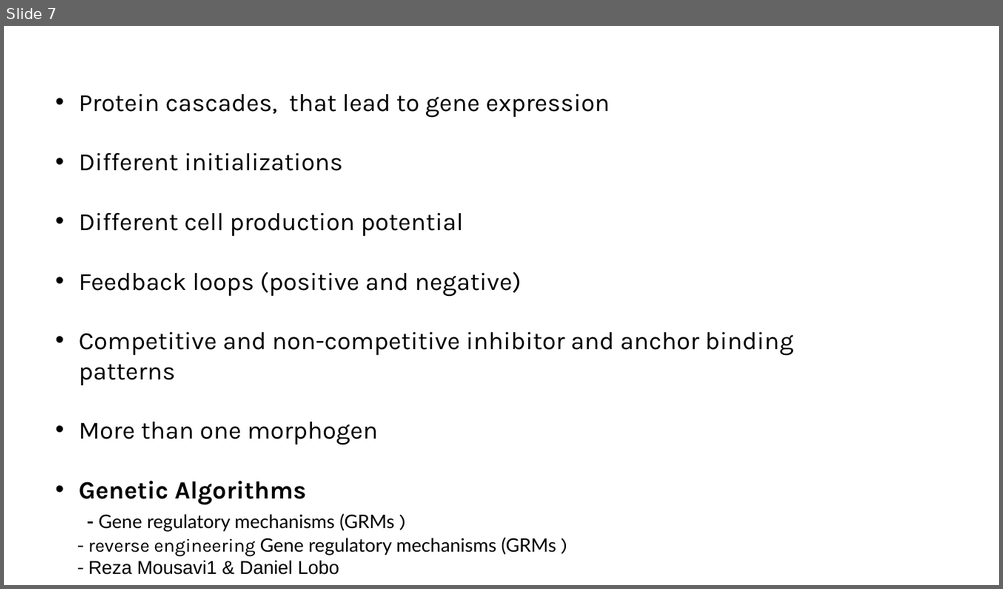
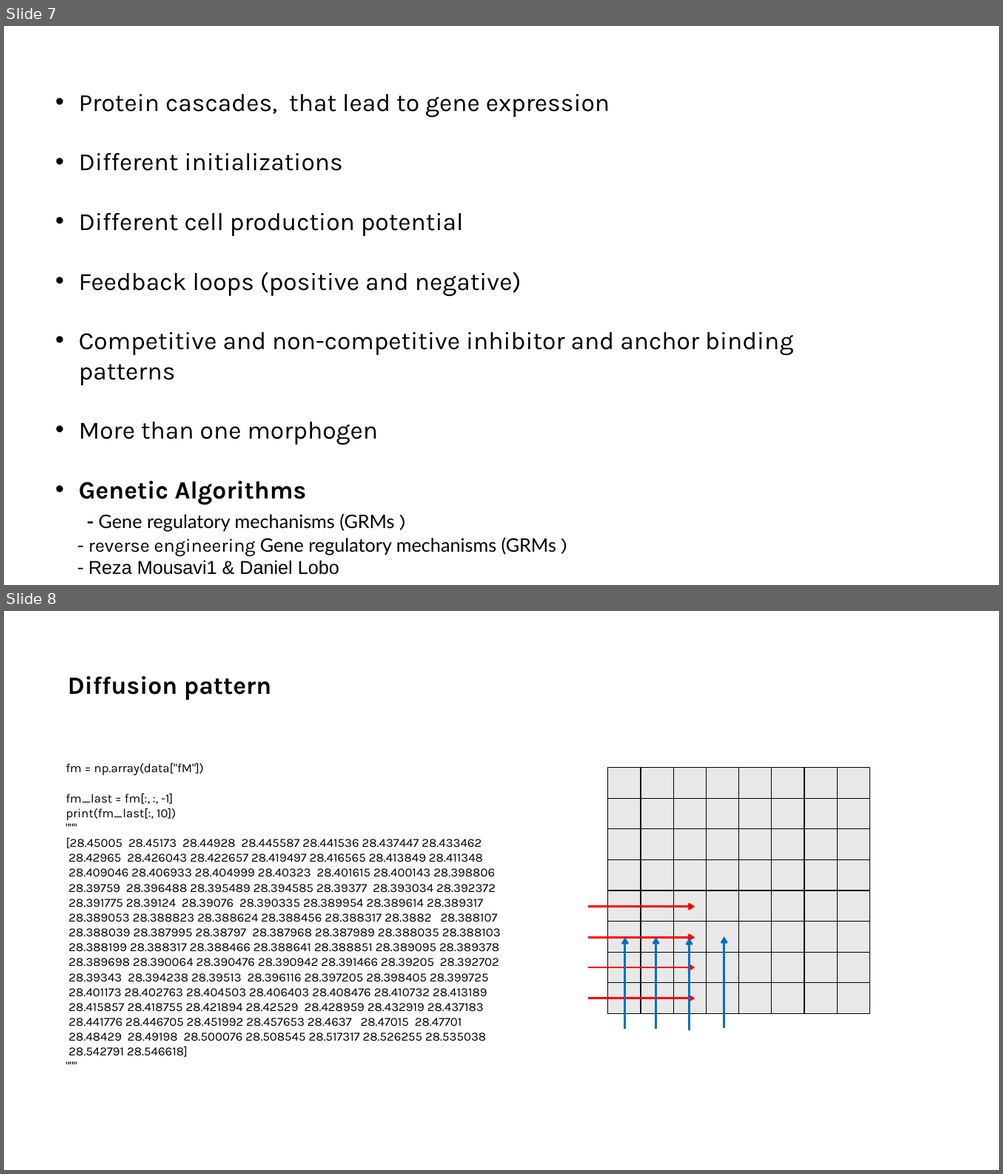
Before and after one commit to LoqmanSamani/grn-designer, a slide deck: sim_system.pptx. Shown one above the other, each under a label of ours: slide 7 before the commit, slides 7 and 8 after it. The pictures are 1003x589 and 1003x1174 pixels, drawn with LibreOffice and Linux fonts; fonts in the diff are those of the drawing. Boxes give left, top, right and bottom in pixels: in the first picture for what was removed or moved away, otherwise in the second. Text is boxed around its words. In the diff, an @@ line names an element or a change of style, - is before the commit and + after.

```diff
--- a/sim_system.pptx
+++ b/sim_system.pptx
@@ slide 8 added at <box>4,611,999,1170</box>, background #FFFFFF @@
@@ text added at <box>68,676,272,700</box>, 24 pt, text #000000, bold @@
+Diffusion pattern
@@ text added at <box>66,763,501,1057</box>, 12 pt, text #000000 @@
+fm = np.array(data["fM"])
+fm_last = fm[:, :, -1]
+print(fm_last[:, 10])
+"""
+[28.45005 28.45173 28.44928 28.445587 28.441536 28.437447 28.433462
+28.42965 28.426043 28.422657 28.419497 28.416565 28.413849 28.411348
+28.409046 28.406933 28.404999 28.40323 28.401615 28.400143 28.398806
+28.39759 28.396488 28.395489 28.394585 28.39377 28.393034 28.392372
+28.391775 28.39124 28.39076 28.390335 28.389954 28.389614 28.389317
+28.389053 28.388823 28.388624 28.388456 28.388317 28.3882 28.388107
+28.388039 28.387995 28.38797 28.387968 28.387989 28.388035 28.388103
+28.388199 28.388317 28.388466 28.388641 28.388851 28.389095 28.389378
+28.389698 28.390064 28.390476 28.390942 28.391466 28.39205 28.392702
+28.39343 28.394238 28.39513 28.396116 28.397205 28.398405 28.399725
+28.401173 28.402763 28.404503 28.406403 28.408476 28.410732 28.413189
+28.415857 28.418755 28.421894 28.42529 28.428959 28.432919 28.437183
+28.441776 28.446705 28.451992 28.457653 28.4637 28.47015 28.47701
+28.48429 28.49198 28.500076 28.508545 28.517317 28.526255 28.535038
+28.542791 28.546618]
+"""
@@ table added at <box>608,768,871,1014</box>, 8 rows, 8 columns @@
+ |  |  |  |  |  |  | 
+ |  |  |  |  |  |  | 
+ |  |  |  |  |  |  | 
+ |  |  |  |  |  |  | 
+ |  |  |  |  |  |  | 
+ |  |  |  |  |  |  | 
+ |  |  |  |  |  |  | 
+ |  |  |  |  |  |  | 
@@ arrow added from (588, 907) to (695, 907), #FF0000 2 pt @@
@@ arrow added from (588, 938) to (695, 938), #FF0000 2 pt @@
@@ arrow added from (625, 1030) to (625, 938), #0070C0 2 pt @@
@@ arrow added from (656, 1030) to (656, 938), #0070C0 2 pt @@
@@ arrow added from (689, 1031) to (689, 939), #0070C0 2 pt @@
@@ arrow added from (724, 1029) to (724, 937), #0070C0 2 pt @@
@@ arrow added from (588, 968) to (695, 968), #FF0000 2 pt @@
@@ arrow added from (588, 999) to (695, 999), #FF0000 2 pt @@
```
Also in this commit, not shown: 7 other slides added, 1 other file.
